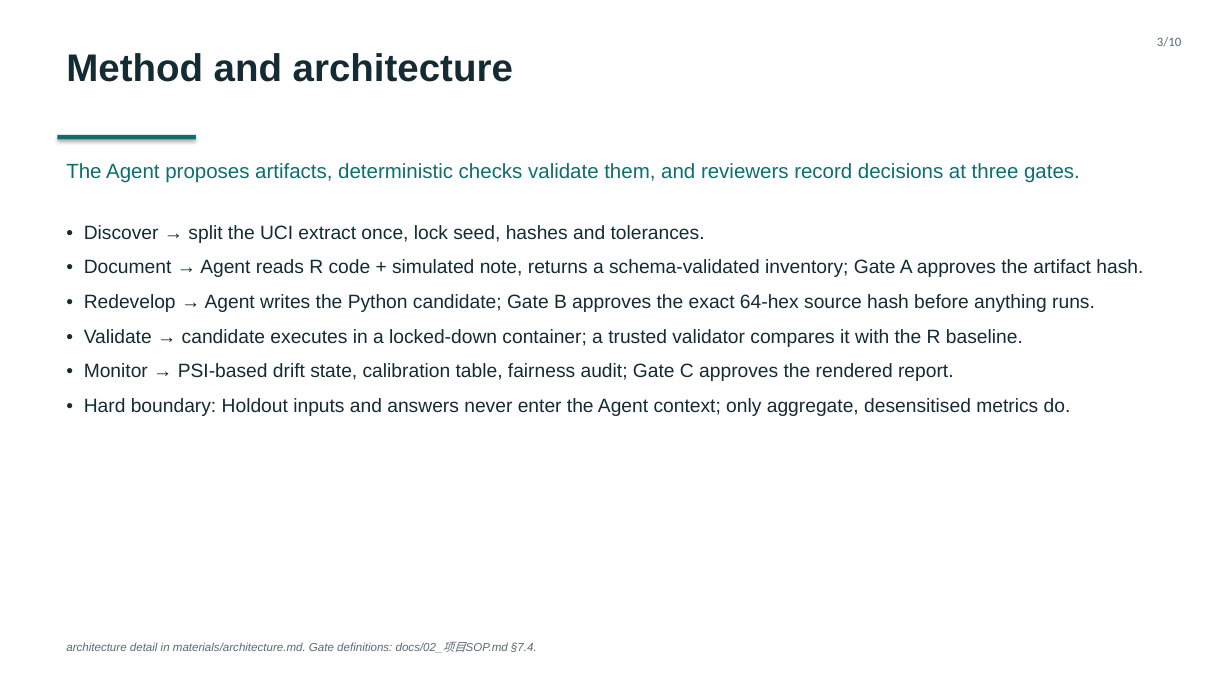
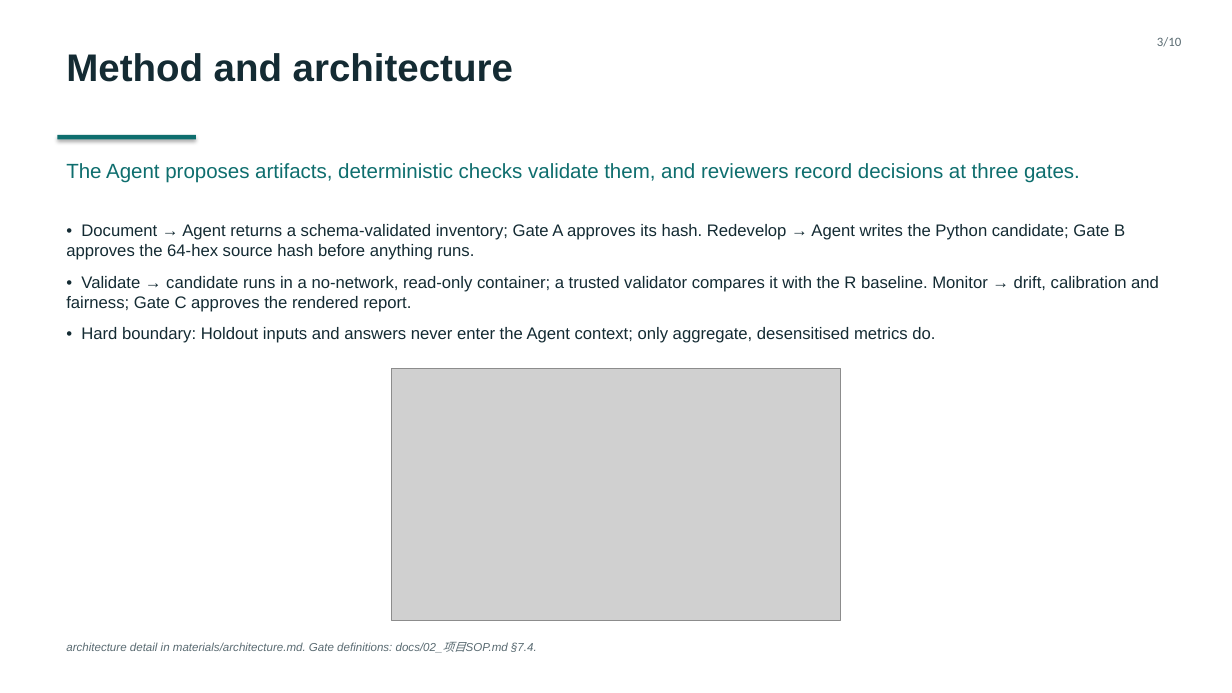
Before and after one commit to wufangxun106334-pixel/model-risk-factory, a slide deck: slide 3 of materials/solution_deck.pptx. Drawn at 1232x693 pixels with LibreOffice and Linux fonts; fonts in the diff are those of the drawing; grey boxes stand for pictures. Boxes give left, top, right and bottom in pixels: in the first picture for what was removed or moved away, otherwise in the second. Text is boxed around its words. In the diff, an @@ line names an element or a change of style, - is before the commit and + after.

```diff
--- a/materials/solution_deck.pptx
+++ b/materials/solution_deck.pptx
@@ text at (66, 224, 1159, 312): text changed; size 15 to 13 pt @@
-• Discover → split the UCI extract once, lock seed, hashes and tolerances.
-• Document → Agent reads R code + simulated note, returns a schema-validated inventory; Gate A approves the artifact hash.
-• Redevelop → Agent writes the Python candidate; Gate B approves the exact 64-hex source hash before anything runs.
-• Validate → candidate executes in a locked-down container; a trusted validator compares it with the R baseline.
-• Monitor → PSI-based drift state, calibration table, fairness audit; Gate C approves the rendered report.
+• Document → Agent returns a schema-validated inventory; Gate A approves its hash. Redevelop → Agent writes the Python candidate; Gate B approves the 64-hex source hash before anything runs.
+• Validate → candidate runs in a no-network, read-only container; a trusted validator compares it with the R baseline. Monitor → drift, calibration and fairness; Gate C approves the rendered report.
@@ text at (81, 327, 935, 343): size 15 to 13 pt in "• Hard boundary: Holdout inputs and answers ..." @@
@@ picture added at (392, 369, 841, 621) @@
```
Also in this commit, not shown: 6 other slides changed, 8 other files.
